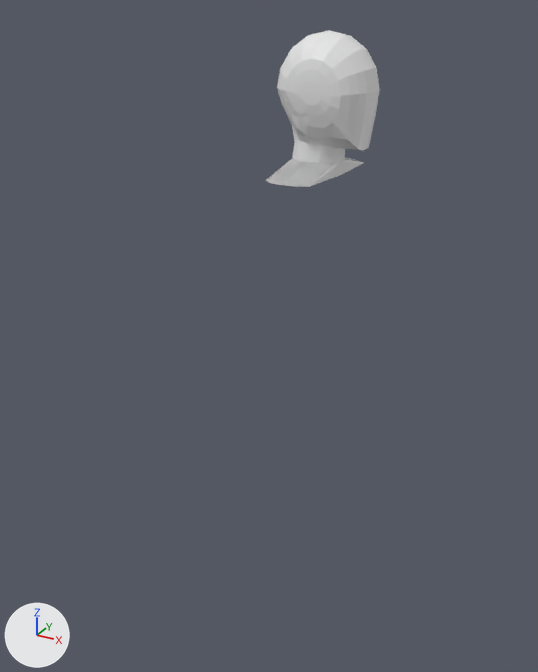
Two versions of the Blender file character.blend, one commit apart.
Both versions are drawn from a camera (50 mm lens) standing at (2.21, -4.83, 2.52) and looking at (-0.36, -0.16, 0.18). The lights are fixed; the arrows at lower left show +X, +Y and +Z.
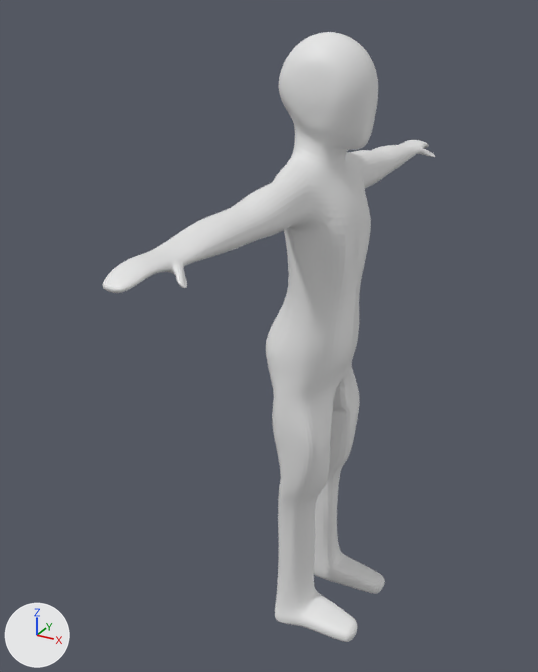
What differs and where, as boxes (x1, y1, x2, y2) in the pictures (538 x 672 px):
'Sphere.001', reshaped, modifiers changed (190% wider, 287% taller)
    before: (266, 30, 380, 187)
    after: (103, 32, 435, 642)
part 1 of me_sphere_001, deleted
    before: (266, 158, 364, 187)
part 2 of me_sphere_001, built on
    before: (278, 89, 376, 163)
    after: (103, 32, 435, 642)

The edits, one by one:
me_sphere_001 is used by ob_sphere_001; location (0.0, 0.0, 0.0).
me_sphere_001 had 189 vertices, 175 faces and spanned x -0.356..0.356, y 0.0..0.548, z 1.453..2.386.
me_sphere_001 now has 850 vertices, 853 faces, 15 loose edges and spans x -0.413..0.56, y -2.309..2.309, z -2.357..2.386.
me_sphere_001 part 1: the loose piece of 47 vertices spanning x -0.237..0.125, y 0.0..0.548, z 1.453..1.552 is deleted.
me_sphere_001 part 2: 35 vertices moved from x -0.255..0.297, y 0.0..0.255, z 1.64..1.957 to x -0.264..0.306, y 0.0..0.252, z 1.619..1.957; 8 vertices removed from x -0.237..0.125, y 0.0..0.161, z 1.539..1.659; 716 vertices added at x -0.413..0.56, y -2.309..2.309, z -2.357..2.379.
Object 'Sphere.001' (ob_sphere_001) loses its MIRROR modifier named 'Mirror'.
Modifier setting removed (it was use_axis = (False, True, False)).
Modifier setting removed (it was use_clip = True).
Object 'Sphere.001' (ob_sphere_001) gains a SUBSURF modifier named 'Subdivision'.
Modifier setting: levels = 2.
